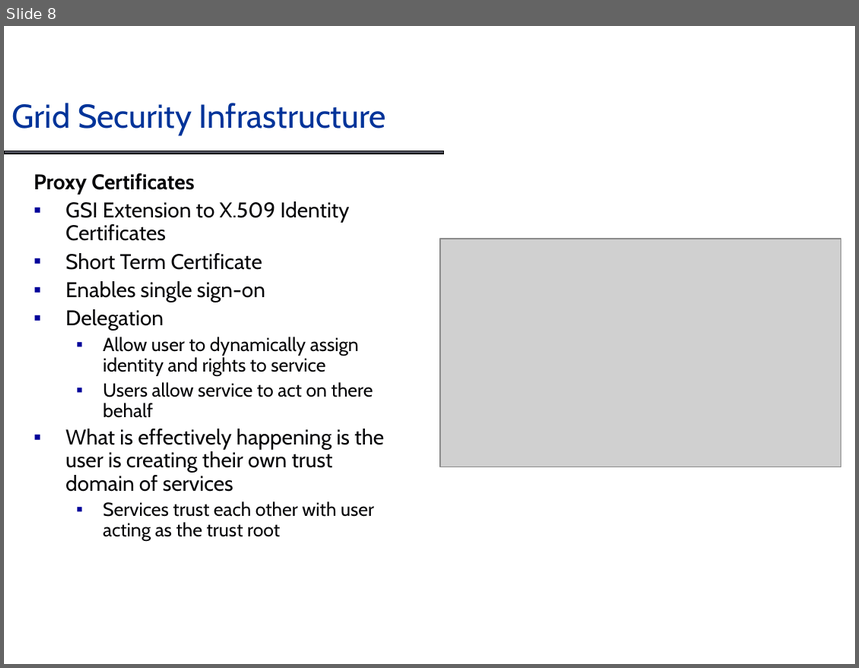
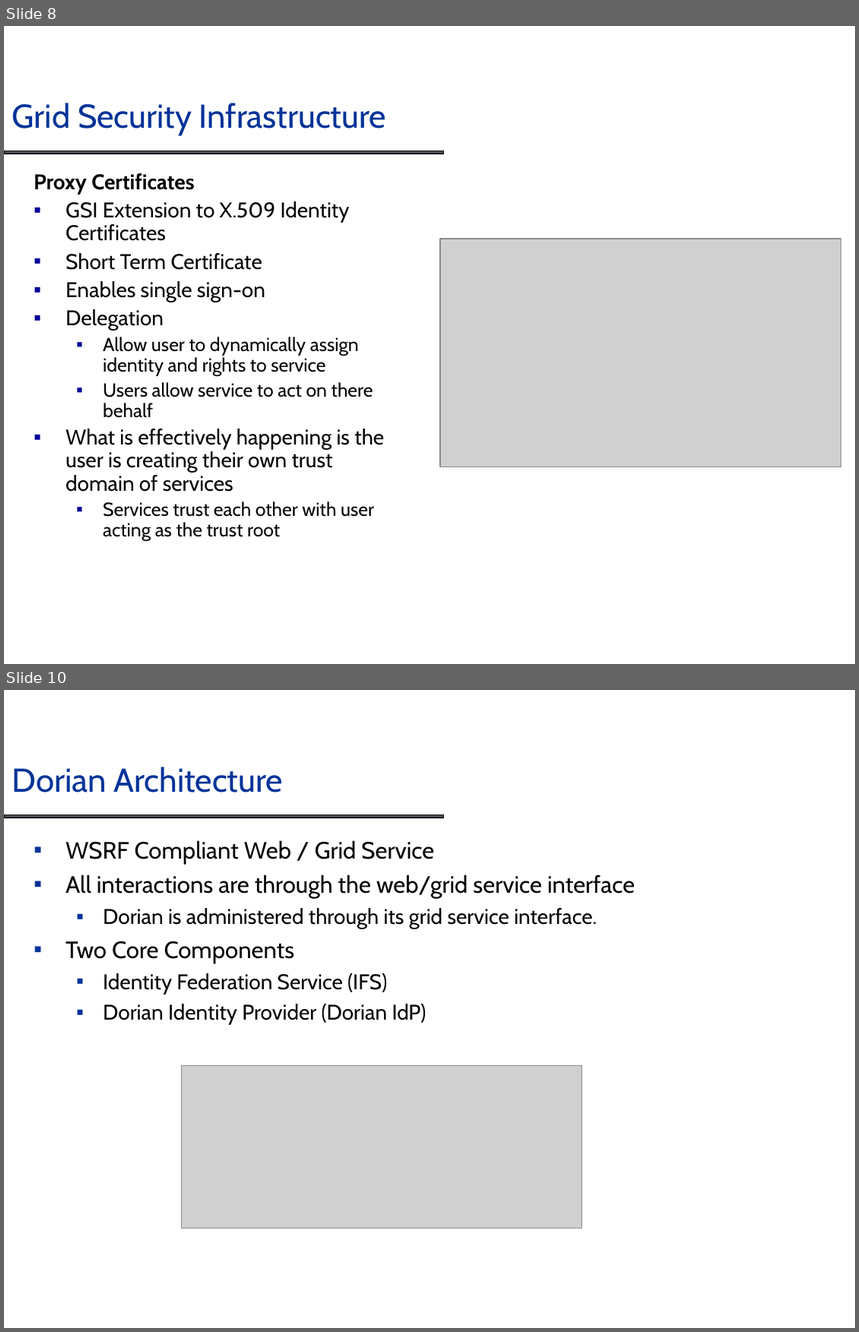
Before and after one commit to NCIP/cagrid-docs, a slide deck: presentations/dorian/Dorian_DIALOGUE2.ppt. Shown one above the other, each under a label of ours: slide 8 before the commit, slides 8 and 10 after it; the slides between them are not shown. The pictures are 859x668 and 859x1332 pixels, drawn with LibreOffice and Linux fonts; fonts in the diff are those of the drawing; grey boxes stand for pictures; background and template pictures are left out. Boxes give left, top, right and bottom in pixels: in the first picture for what was removed or moved away, otherwise in the second. Text is boxed around its words. In the diff, an @@ line names an element or a change of style, - is before the commit and + after.

```diff
--- a/presentations/dorian/Dorian_DIALOGUE2.ppt
+++ b/presentations/dorian/Dorian_DIALOGUE2.ppt
@@ slide 10 added at bbox=[4, 690, 855, 1328], background #FFFFFF; not listed: 1 template element that a slide beside it also shows @@
@@ title added at bbox=[12, 767, 283, 793], 28 pt, text #003399 @@
+Dorian Architecture
@@ text added at bbox=[66, 840, 635, 1025], 18 pt, text #070709 @@
+▪ WSRF Compliant Web / Grid Service
+▪ All interactions are through the web/grid service interface
+  ▪ Dorian is administered through its grid service interface.
+▪ Two Core Components
+  ▪ Identity Federation Service (IFS)
+  ▪ Dorian Identity Provider (Dorian IdP)
@@ picture added at bbox=[181, 1066, 582, 1229] @@
```
Also in this commit, not shown: 1 slide changed, 4 other slides added.
